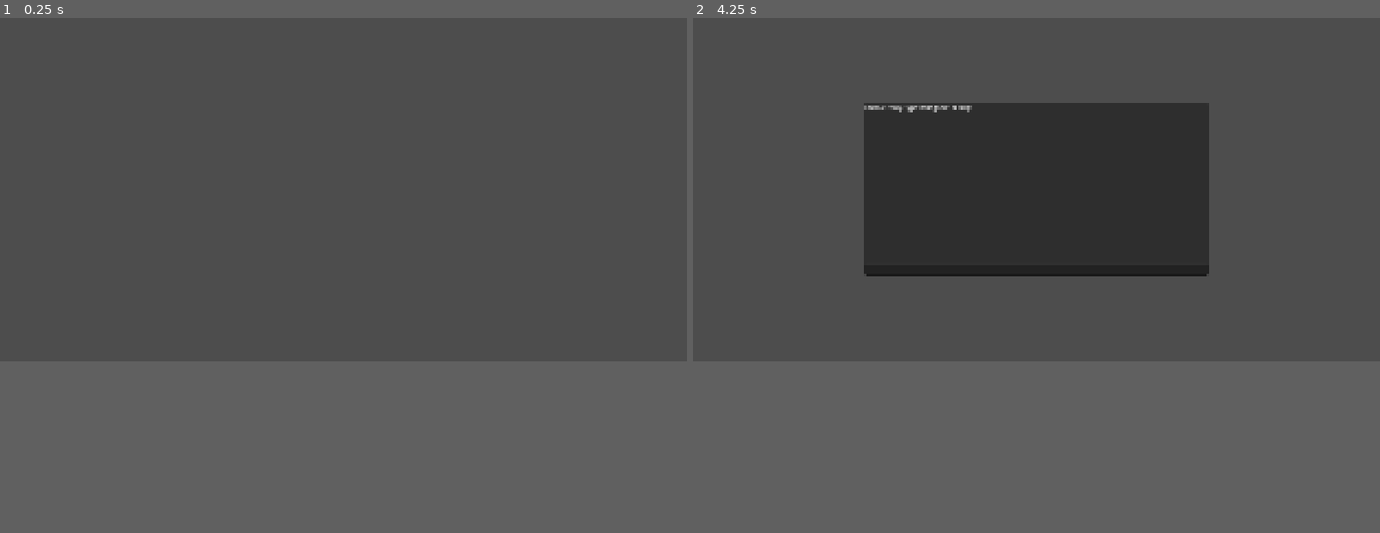
Above: before the commit, frames 1-2 (left to right).
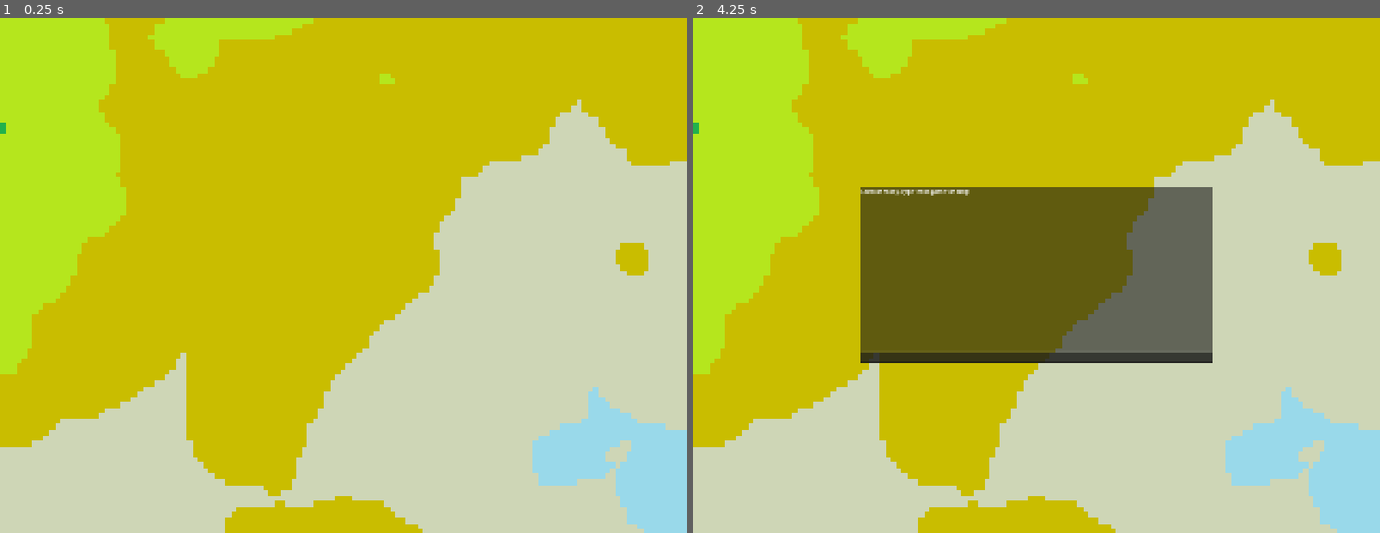
Above: after the commit, the same moments.

Repository: AntonKrivoluckiy/ProjectGame
Game: Godot game, scene res://scenes/Main.tscn
The game is run twice, just before and just after one commit, with the same random seed, the same clock (stepped at 60 frames per second) and the same inputs.
Inputs (mouse positions are in pixels of both pictures, inside the frame that each line leads up to):
- Up to frame 1 (0.25 s): no input
- Up to frame 2 (4.25 s): tap Enter at 0.5, 2, 3.5 s; move the mouse to (1187, 172) at 0.52 s; click (1187, 172) at 0.67 s; tap Space at 1.25, 2.75 s; drag from (899, 208) to (1002, 260) at 1.27 s; move the mouse to (1105, 115) at 2.02 s; click (1105, 115) at 2.17 s; drag from (1002, 260) to (830, 136) at 2.77 s; move the mouse to (1242, 239) at 3.52 s; click (1242, 239) at 3.67 s; tap ` (Console) at 4.15 s
In our replay, the window is 800x400 before the commit and 800x600 after it. These sizes can differ from the game's own. Grey fills any space a smaller window leaves; there, only what the larger window draws over its background counts as a difference.

The runs differ from the first frame. In frame 1, 79% of the frame differs, in the area x 0-100%, y 0-100%; in frame 2, 76%.
Error after the commit: Attempt to call function 'update_bounds' in base 'null instance' on a null instance. (res://Scripts/MapGenerator.gd:178)

Commit message:
0.0.2.01

Diff:
--- /dev/null
+++ b/Scripts/CellData.gd
@@ -0,0 +1,12 @@
+class_name CellData
+extends Resource
+
+#возможность и скорость ходьбы, плодородность, возможность строительства
+var walk: bool
+var walk_speed: float
+var fertility: float
+var swim: bool
+var swim_speed: float
+var can_have_builds: bool
+
+var tile_type: int
--- a/Scripts/MapGenerator.gd
+++ b/Scripts/MapGenerator.gd
@@ -15,54 +15,165 @@
 var BigforestThreshold = -0.75
 var HillsThreshold = -0.8
 var MountainThreshold = -0.85
-var SnowThreshold = -0.9
+var SnowmountainThreshold = -0.9
 
 var region_info_mode = false
+
+enum TileType{
+	Deepwater,
+	Water,
+	Sandwater,
+	Beach,
+	Field,
+	Smalforest,
+	Forest,
+	Bigforest,
+	Hills,
+	Mountain,
+	Snowmountain
+}
+
+func GetTileType(type: int) -> CellData:
+	var data = CellData.new()
+	data.tile_type = type
+
+	match type:
+		TileType.Deepwater:
+			data.walk = false
+			data.walk_speed = 0.0
+			data.fertility = 0.0
+			data.swim = true
+			data.swim_speed = 0.3
+			data.can_have_builds = false
+		TileType.Water:
+			data.walk = false
+			data.walk_speed = 0.0
+			data.fertility = 0.0
+			data.swim = true
+			data.swim_speed = 0.5
+			data.can_have_builds = false
+		TileType.Sandwater:
+			data.walk = false
+			data.walk_speed = 0.0
+			data.fertility = 0.0
+			data.swim = true
+			data.swim_speed = 0.6
+			data.can_have_builds = false
+		TileType.Beach:
+			data.walk = true
+			data.walk_speed = 0.4
+			data.fertility = 0.3
+			data.swim = false
+			data.swim_speed = 0.0
+			data.can_have_builds = false
+		TileType.Field:
+			data.walk = true
+			data.walk_speed = 0.9
+			data.fertility = 0.5
+			data.swim = false
+			data.swim_speed = 0.0
+			data.can_have_builds = true
+		TileType.Smalforest:
+			data.walk = true
+			data.walk_speed = 0.8
+			data.fertility = 0.6
+			data.swim = false
+			data.swim_speed = 0.0
+			data.can_have_builds = true
+		TileType.Forest:
+			data.walk = true
+			data.walk_speed = 0.7
+			data.fertility = 0.7
+			data.swim = false
+			data.swim_speed = 0.0
+			data.can_have_builds = true
+		TileType.Bigforest:
+			data.walk = true
+			data.walk_speed = 0.6
+			data.fertility = 0.8
+			data.swim = false
+			data.swim_speed = 0.0
+			data.can_have_builds = true
+		TileType.Hills:
+			data.walk = true
+			data.walk_speed = 0.4
+			data.fertility = 0.4
+			data.swim = false
+			data.swim_speed = 0.0
+			data.can_have_builds = false
+		TileType.Mountain:
+			data.walk = true
+			data.walk_speed = 0.2
+			data.fertility = 0.0
+			data.swim = false
+			data.swim_speed = 0.0
+			data.can_have_builds = false
+		TileType.Snowmountain:
+			data.walk = false
+			data.walk_speed = 0.0
+			data.fertility = 0.0
+			data.swim = false
+			data.swim_speed = 0.0
+			data.can_have_builds = false
+	return data
 
 @onready var tilemap: TileMapLayer = $TileMapLayer
 @onready var camera: Camera2D = $Camera2D
+
+var tile_data = {}
 
 func GenerateRegionMap():
 	var noise = FastNoiseLite.new()
 	noise.noise_type = FastNoiseLite.TYPE_CELLULAR
 
 	var rng = RandomNumberGenerator.new()
-	var seed = rng.randi()
-
-	noise.seed = seed
+	noise.seed = rng.randi()
+
 	noise.frequency = NoiseScale
-
-	#var cities_placed = 0
 
 	for x in range(MapWidth):
 		for y in range(MapHeight):
 			var noise_value = noise.get_noise_2d(x, y)
 
+			var tile_pos = Vector2i(x, y)
+			var cell_type: int
+
+			cell_type = TileType.Snowmountain
 			var atlas_cords = Vector2i(0, 0)
-			var tile_pos = Vector2i(x, y)
 
 			if noise_value > DeepwaterThreshold:
+				cell_type = TileType.Deepwater
 				atlas_cords = Vector2i(10, 0)
 			elif noise_value > WaterThreshold:
+				cell_type = TileType.Water
 				atlas_cords = Vector2i(9, 0)
 			elif noise_value > SandwaterThreshold:
+				cell_type = TileType.Sandwater
 				atlas_cords = Vector2i(8, 0)
 			elif noise_value > BeachThreshold:
+				cell_type = TileType.Beach
 				atlas_cords = Vector2i(7, 0)
 			elif noise_value > FieldThreshold:
+				cell_type = TileType.Field
 				atlas_cords = Vector2i(6, 0)
 			elif noise_value > SmalforestThreshold:
+				cell_type = TileType.Smalforest
 				atlas_cords = Vector2i(5, 0)
 			elif noise_value > ForestThreshold:
+				cell_type = TileType.Forest
 				atlas_cords = Vector2i(4, 0)
 			elif noise_value > BigforestThreshold:
+				cell_type = TileType.Bigforest
 				atlas_cords = Vector2i(3, 0)
 			elif noise_value > HillsThreshold:
+				cell_type = TileType.Hills
 				atlas_cords = Vector2i(2, 0)
 			elif noise_value > MountainThreshold:
+				cell_type = TileType.Mountain
 				atlas_cords = Vector2i(1, 0)
 
 			tilemap.set_cell(tile_pos, 0, atlas_cords)
+			tile_data[tile_pos] = GetTileType(cell_type)
 
 	camera.update_bounds(MapWidth, MapHeight, 16)
 
@@ -88,39 +199,24 @@
 		if region_info_mode:
 			# Проверяем, что координаты в пределах карты
 			if tile_pos.x >= 0 and tile_pos.x < MapHeight and tile_pos.y >= 0 and tile_pos.y < MapWidth:
-				var region_info = get_biome_name(atlas_coords).split(";")
-
-				Console.add_message("Биом: {0}:
-	 	- Позиция: ({1}, {2})
-	 	- Город: {3}".format([region_info[0], tile_pos.x, tile_pos.y, region_info[1]]))
-
-
-func get_biome_name(atlas_coords: Vector2i) -> String:
-	match atlas_coords:
-		Vector2i(10, 0):
-			return "Глубоководье;False"
-		Vector2i(9, 0):
-			return "Вода;False"
-		Vector2i(8, 0):
-			return "Мелководье;False"
-		Vector2i(7, 0):
-			return "Пляж;False"
-		Vector2i(6, 0):
-			return "Поле;False"
-		Vector2i(5, 0):
-			return "Мелкий лес;False"
-		Vector2i(4, 0):
-			return "Лес;False"
-		Vector2i(3, 1):
-			return "Густой лес;False"
-		Vector2i(2, 1):
-			return "Холм;False"
-		Vector2i(1, 1):
-			return "Гора;False"
-		Vector2i(0, 0):
-			return "Снежная вершина;False"
-		_:
-			return "Неизвестно;Неизвестно"
+				var region_info = tile_data[tile_pos]
+
+				Console.add_message(
+"
+position: ({0}):
+	__________
+	biom type: {1}
+		walk: {2}
+		walk speed: {3}
+		swim: {4}
+		swim speed: {5}
+		fertility: {6}
+		can have builds: {7}
+	__________
+==========
+"
+.format([atlas_coords, 'process', region_info.walk, region_info.walk_speed, region_info.swim, region_info.swim_speed,
+region_info.fertility, region_info.can_have_builds]))
 
 func enable_region_info():
 	region_info_mode = true
--- a/project.godot
+++ b/project.godot
@@ -21,8 +21,8 @@
 
 [display]
 
-window/size/viewport_width=2048
-window/size/viewport_height=1024
+window/size/viewport_width=2000
+window/size/viewport_height=1500
 window/stretch/mode="canvas_items"
 window/stretch/aspect="expand"
 
--- a/scenes/Main.tscn
+++ b/scenes/Main.tscn
@@ -1,12 +1,16 @@
 [gd_scene format=3 uid="uid://c0sdag0k3c8m4"]
 
 [ext_resource type="Script" uid="uid://fcplbebt442h" path="res://Scripts/ExitScript.gd" id="1_elqb8"]
+[ext_resource type="PackedScene" uid="uid://csmotnf578exv" path="res://scenes/MapGenerator.tscn" id="2_0bbpv"]
 [ext_resource type="PackedScene" uid="uid://c8q0cdh8cw30m" path="res://console/ConsoleUI.tscn" id="2_rvslj"]
 
 [node name="Main" type="Node2D" unique_id=2089520786]
 script = ExtResource("1_elqb8")
 
+[node name="MapGenerator" parent="." unique_id=1302092449 instance=ExtResource("2_0bbpv")]
+
 [node name="Camera2D" type="Camera2D" parent="." unique_id=375413344]
+position = Vector2(1000, 750)
 
 [node name="ConsoleUI" parent="Camera2D" unique_id=295049646 instance=ExtResource("2_rvslj")]
 anchors_preset = 8
--- /dev/null
+++ b/scenes/MapGenerator.tscn
@@ -0,0 +1,27 @@
+[gd_scene format=3 uid="uid://csmotnf578exv"]
+
+[ext_resource type="Script" uid="uid://buys2yjqglxn6" path="res://Scripts/MapGenerator.gd" id="1_1goki"]
+[ext_resource type="Texture2D" uid="uid://do312x82h7j3j" path="res://Textures/GameMapTerrain.png" id="2_bhm3l"]
+
+[sub_resource type="TileSetAtlasSource" id="TileSetAtlasSource_3wd64"]
+texture = ExtResource("2_bhm3l")
+0:0/0 = 0
+1:0/0 = 0
+2:0/0 = 0
+3:0/0 = 0
+4:0/0 = 0
+5:0/0 = 0
+6:0/0 = 0
+7:0/0 = 0
+8:0/0 = 0
+9:0/0 = 0
+10:0/0 = 0
+
+[sub_resource type="TileSet" id="TileSet_mieyu"]
+sources/0 = SubResource("TileSetAtlasSource_3wd64")
+
+[node name="MapGenerator" type="Node2D" unique_id=1302092449]
+script = ExtResource("1_1goki")
+
+[node name="TileMapLayer" type="TileMapLayer" parent="." unique_id=740731671]
+tile_set = SubResource("TileSet_mieyu")
--- a/scenes/regions_map_generator.tscn
+++ /dev/null
@@ -1,9 +0,0 @@
-[gd_scene format=3 uid="uid://biw2784kb0bds"]
-
-[ext_resource type="Script" uid="uid://fcplbebt442h" path="res://Scripts/ExitScript.gd" id="1_hskor"]
-[ext_resource type="PackedScene" uid="uid://biw2784kb0bds" path="res://scenes/regions_map_generator.tscn" id="2_5gnss"]
-
-[node name="Main" type="Node2D" unique_id=2089520786]
-script = ExtResource("1_hskor")
-
-[node name="MapGenerator" parent="." unique_id=1293938154 instance=ExtResource("2_5gnss")]
Not shown, added: Scripts/CellData.gd.uid
Not shown, changed: texts files/VERSIONS.md
